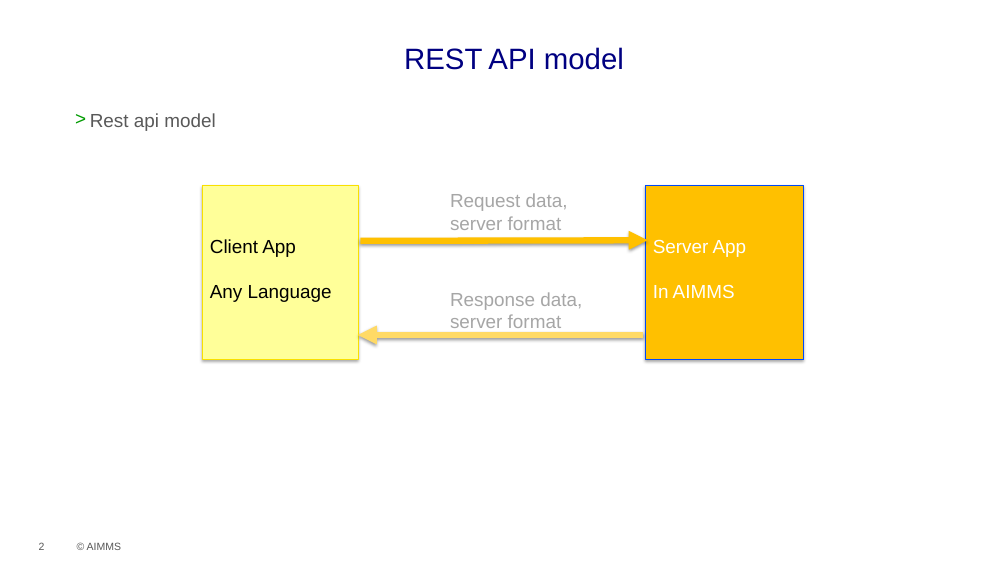
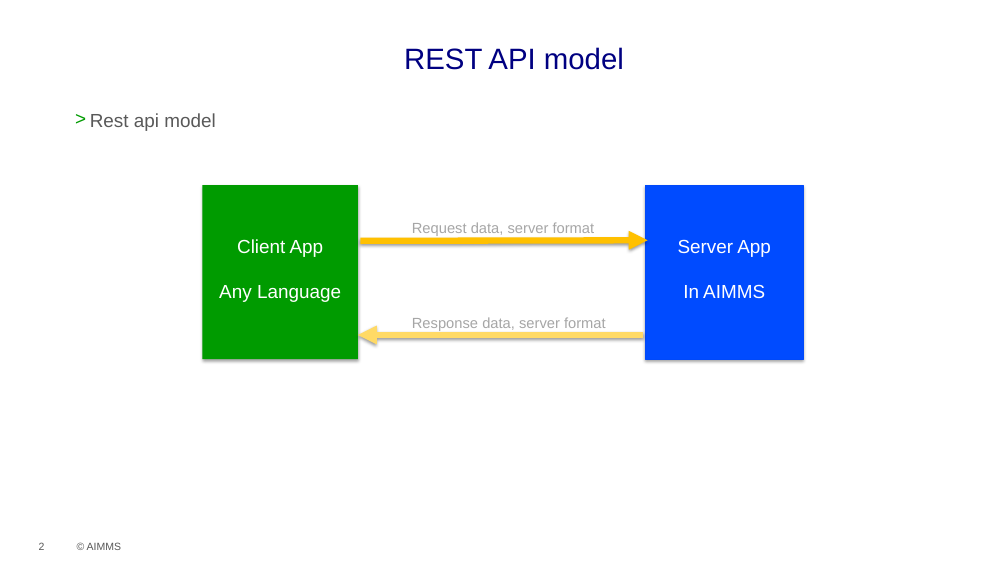
Before and after one commit to aimms/how-to, a slide deck: slide 2 of Articles/585/images/REST API.pptx. Drawn at 1008x567 pixels with LibreOffice and Linux fonts; fonts in the diff are those of the drawing; background and template pictures are left out. Boxes give left, top, right and bottom in pixels: in the first picture for what was removed or moved away, otherwise in the second. Text is boxed around its words. In the diff, an @@ line names an element or a change of style, - is before the commit and + after.

```diff
--- a/Articles/585/images/REST API.pptx
+++ b/Articles/585/images/REST API.pptx
@@ rectangle "Client App" at bbox=[203, 185, 358, 359]: text colour #000000 to #FFFFFF; alignment left to centre; fill #FFFF99 to #009B00; outline #F9E100 0.75 pt to none @@
@@ rectangle "Server App" at bbox=[646, 185, 804, 359]: alignment left to centre; fill #FFC000 to #004BFF @@
@@ text "Request data, server format" at bbox=[412, 222, 595, 236]: size 18 to 14 pt @@
@@ text "Request data, server format": place and size @@
-text "Request data, server format" at bbox=[450, 193, 568, 230]
+text "Request data, server format" at bbox=[412, 222, 595, 236]
@@ text "Response data, server format": place and size @@
-text "Response data, server format" at bbox=[450, 292, 582, 333]
+text "Response data, server format" at bbox=[412, 317, 606, 331]
@@ text "Response data, server format" at bbox=[412, 317, 606, 331]: size 18 to 14 pt @@
```
Also in this commit, not shown: 11 other files.
